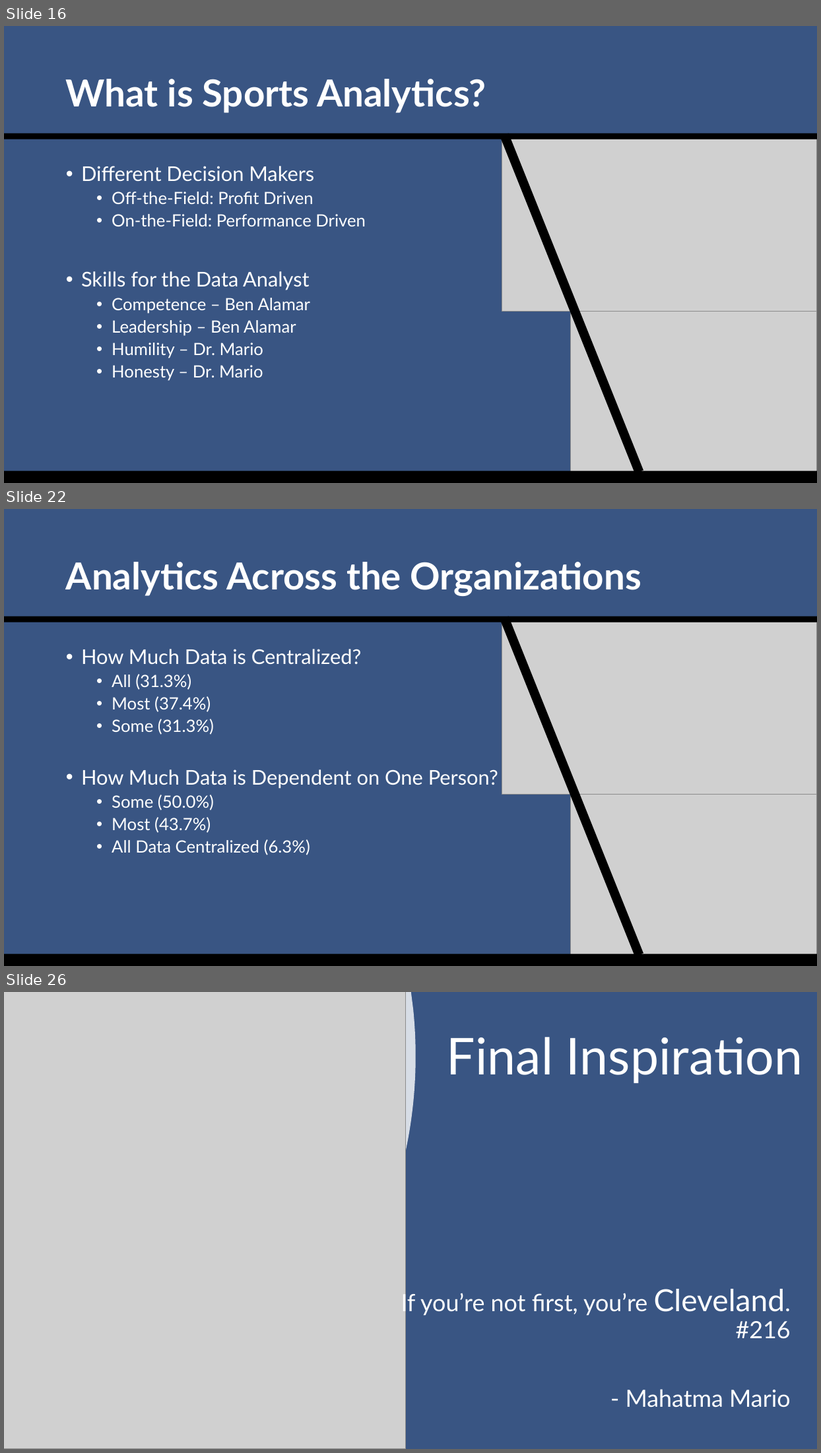
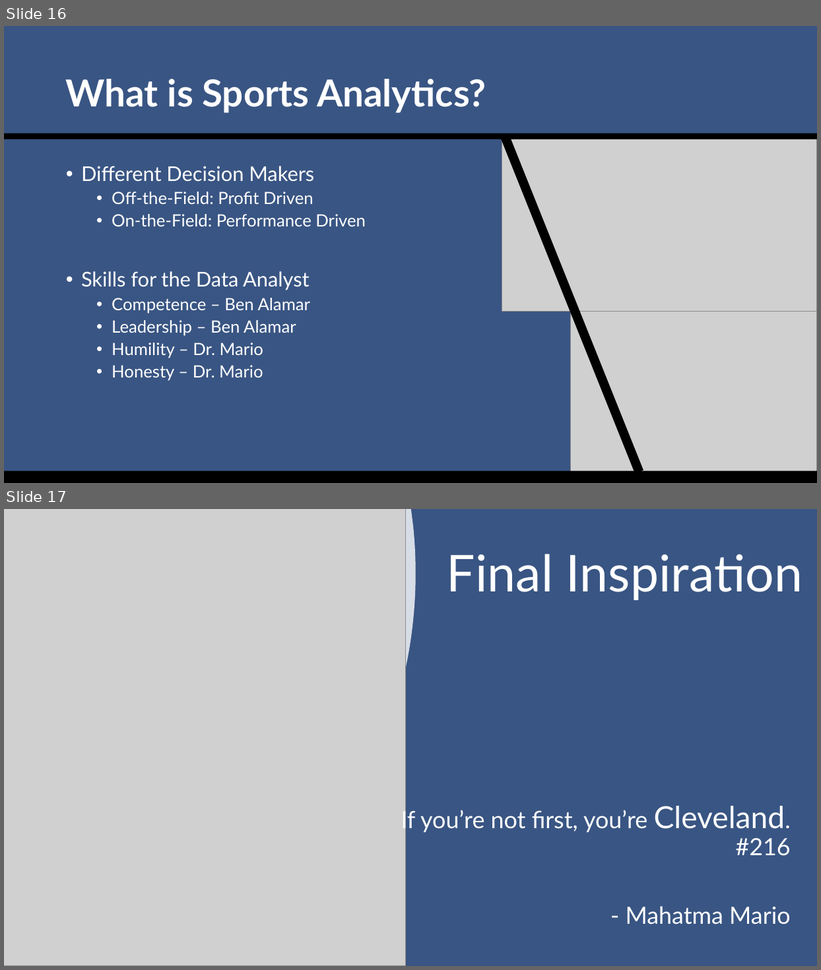
Before and after one commit to SuperMarioGiacomazzo/STOR390_WEBSITE, a slide deck: Slides/Sports Analytics 1/Sports_Analytics_1_Lecture.pptx. Shown one above the other, each under a label of ours: slides 16, 22 and 26 before the commit, slides 16 and 17 after it; the slides between them are not shown. The pictures are 821x1453 and 821x970 pixels, drawn with LibreOffice and Linux fonts; fonts in the diff are those of the drawing; grey boxes stand for pictures. Boxes give left, top, right and bottom in pixels: in the first picture for what was removed or moved away, otherwise in the second. Text is boxed around its words. In the diff, an @@ line names an element or a change of style, - is before the commit and + after.

```diff
--- a/Slides/Sports Analytics 1/Sports_Analytics_1_Lecture.pptx
+++ b/Slides/Sports Analytics 1/Sports_Analytics_1_Lecture.pptx
@@ slide 22 removed at [4, 509, 817, 966], background #395583 @@
@@ title removed at [66, 562, 642, 596] @@
-Analytics Across the Organizations
@@ rectangle removed at [4, 617, 817, 623] @@
@@ rectangle removed at [500, 617, 644, 957] @@
@@ picture removed at [502, 623, 817, 795] @@
@@ text removed at [81, 649, 498, 855] @@
-• How Much Data is Centralized?
-  • All (31.3%)
-  • Most (37.4%)
-  • Some (31.3%)
-• How Much Data is Dependent on One Person?
-  • Some (50.0%)
-  • Most (43.7%)
-  • All Data Centralized (6.3%)
@@ picture removed at [571, 795, 817, 966] @@
@@ rectangle removed at [4, 955, 817, 966] @@
@@ what was slide 26 is now slide 17 @@
```
Also in this commit, not shown: 8 other slides removed, 12 other files.
